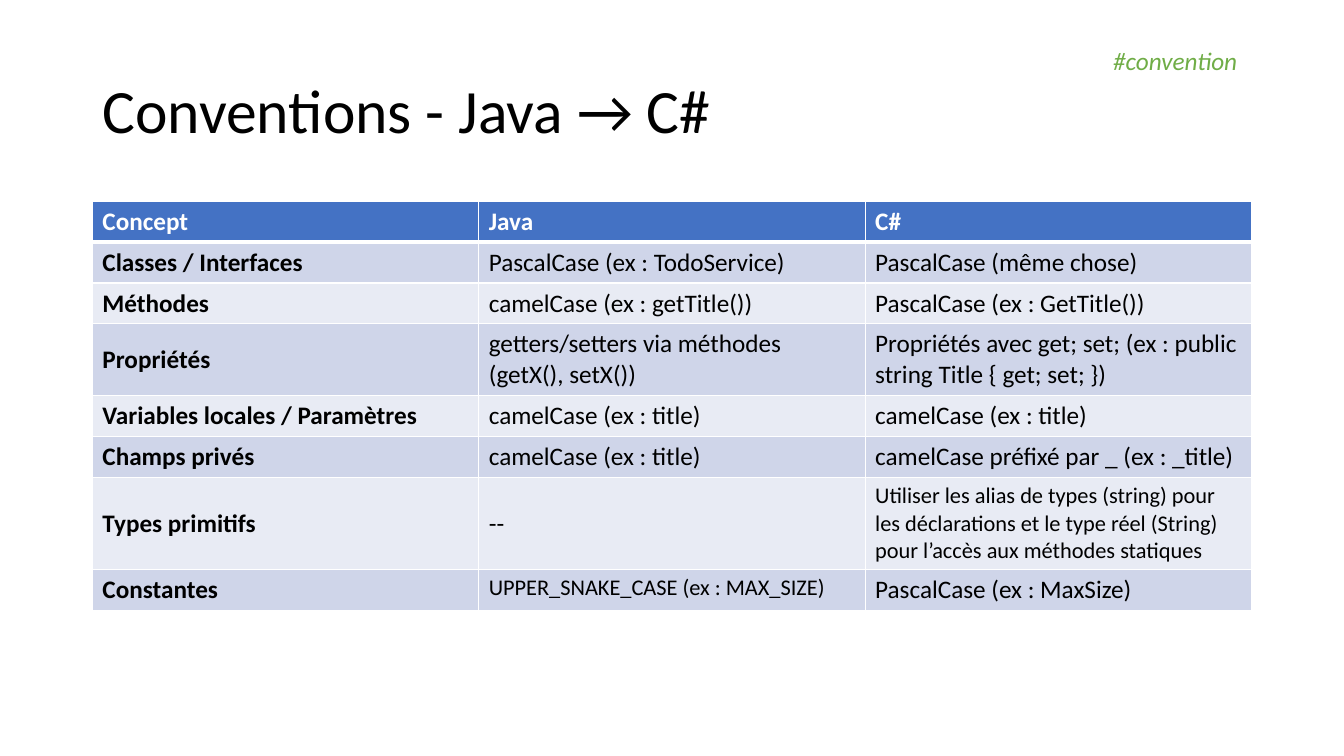
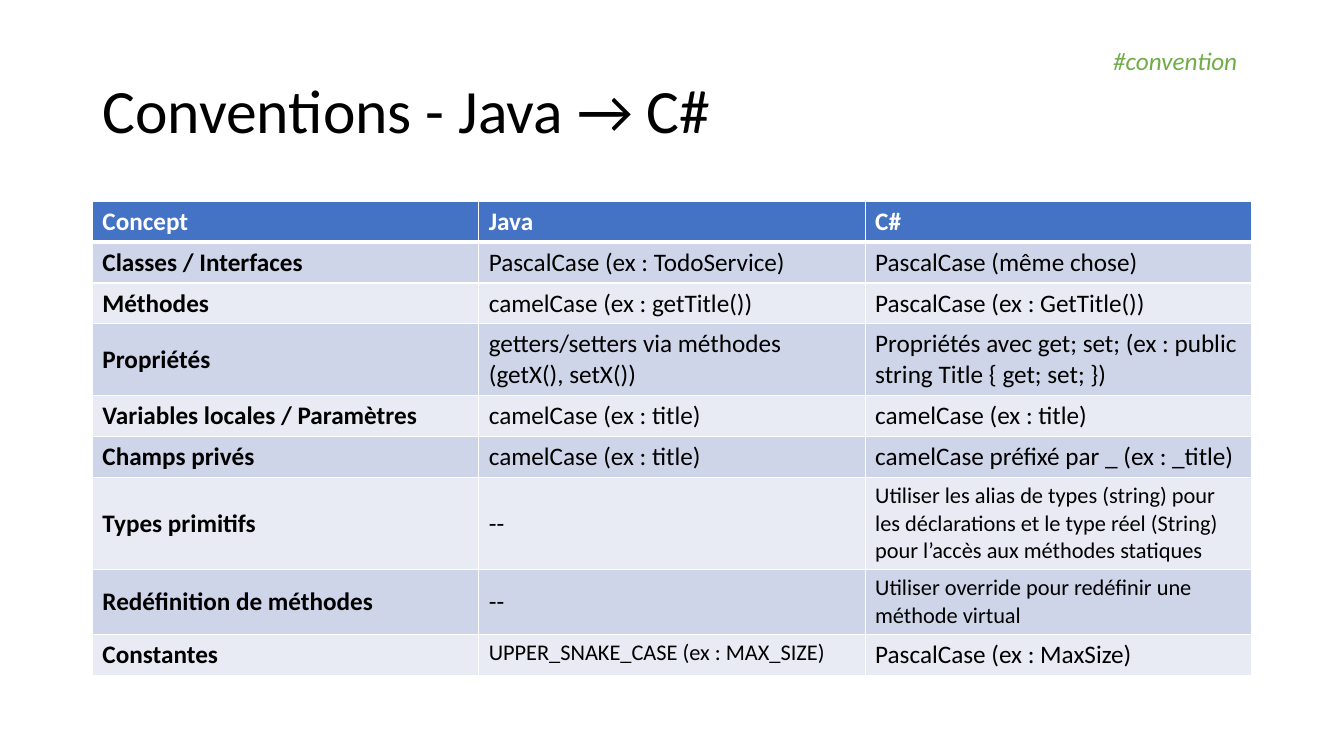
Before and after one commit to martin-chone/elegant-objects, a slide deck: slide 2 of Elegant_Objects.pptx. Drawn at 1344x756 pixels with LibreOffice and Linux fonts; fonts in the diff are those of the drawing. Boxes give left, top, right and bottom in pixels: in the first picture for what was removed or moved away, otherwise in the second. Text is boxed around its words. In the diff, an @@ line names an element or a change of style, - is before the commit and + after.

Commit message:
Changer the signature of methods that redefine a virtual method

```diff
--- a/Elegant_Objects.pptx
+++ b/Elegant_Objects.pptx
@@ table at [93, 202, 1251, 673] @@
+row 8: Redéfinition de méthodes | -- | Utiliser override pour redéfinir une méthode virtual
```
Also in this commit, not shown: 1 other file.
